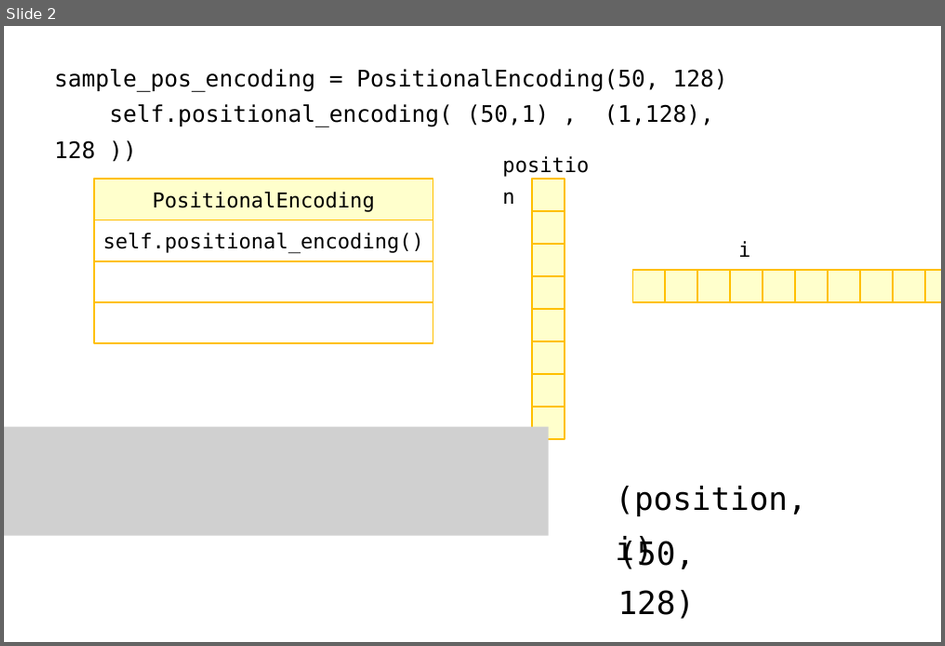
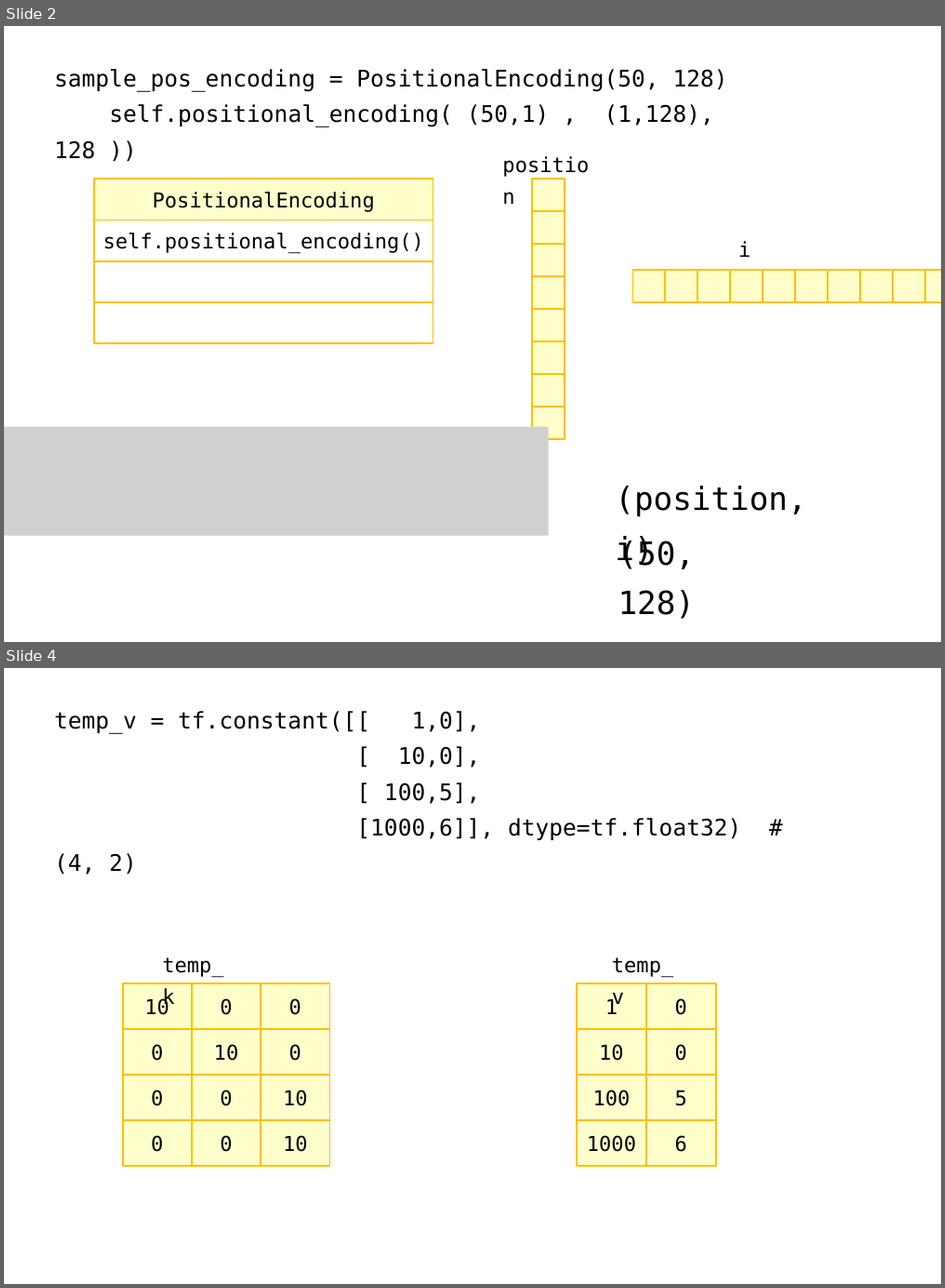
Before and after one commit to imguru-mooc/deep_learning_nlp, a slide deck: 트랜스포머분석_판서.pptx. Shown one above the other, each under a label of ours: slide 2 before the commit, slides 2 and 4 after it; the slides between them are not shown. The pictures are 945x646 and 945x1288 pixels, drawn with LibreOffice and Linux fonts; fonts in the diff are those of the drawing; grey boxes stand for pictures. Boxes give left, top, right and bottom in pixels: in the first picture for what was removed or moved away, otherwise in the second. Text is boxed around its words. In the diff, an @@ line names an element or a change of style, - is before the commit and + after.

```diff
--- a/트랜스포머분석_판서.pptx
+++ b/트랜스포머분석_판서.pptx
@@ slide 4 added at (4,668,941,1284), background #FFFFFF @@
@@ text added at (54,711,741,874), 20 pt, text #000000 @@
+temp_v = tf.constant([[ 1,0],
+[ 10,0],
+[ 100,5],
+[1000,6]], dtype=tf.float32) # (4, 2)
@@ text added at (162,957,223,1009), 18 pt, text #000000 @@
+temp_k
@@ text added at (612,957,674,1009), 18 pt, text #000000 @@
+temp_v
@@ group added at (123,983,330,1165): 12 rectangles @@
+10
+0
+0
+0
+10
+0
+0
+0
+10
+0
+0
+10
@@ group added at (577,983,716,1165): 8 rectangles @@
+1
+0
+10
+0
+100
+5
+1000
+6
```
Also in this commit, not shown: 11 other slides added.
